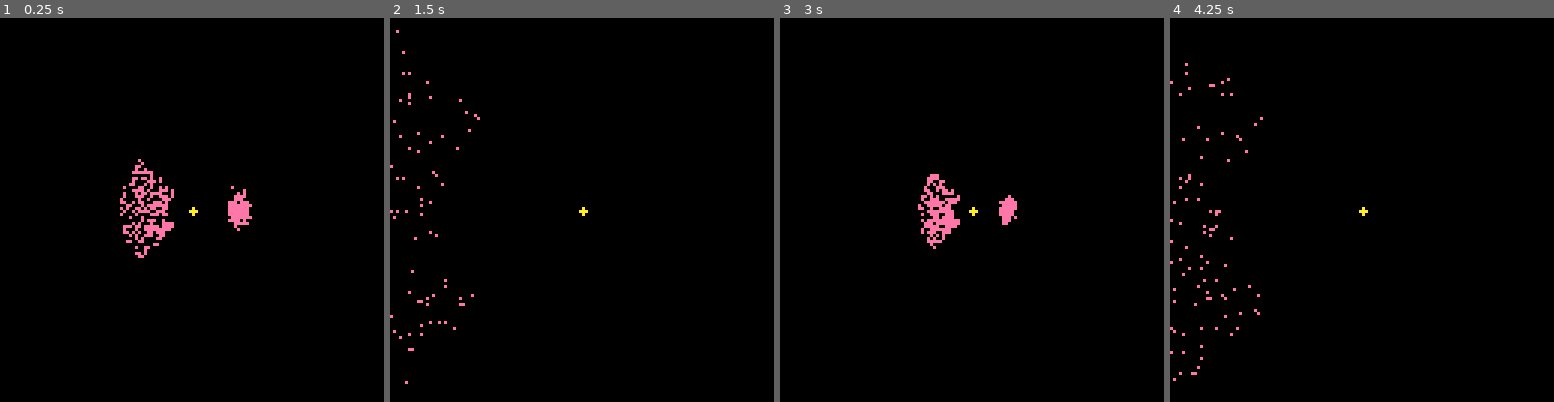
Above: before the commit, frames 1-4 (left to right).
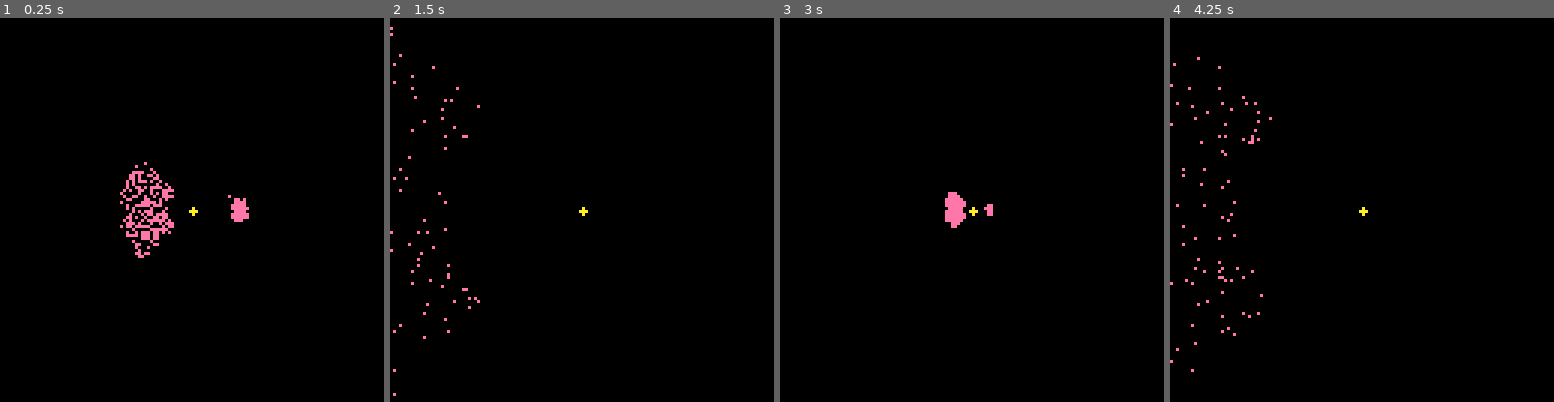
Above: after the commit, the same moments.

Repository: blackspotbear/koku-rnd
Game: PICO-8 cartridge koku.p8
Two runs of this game, one before a commit and one after it. Both use one fixed random seed, a clock stepped at 60 frames per second and the inputs below.
Inputs:
- Up to frame 1 (0.25 s): no input
- Up to frame 2 (1.5 s): no input
- Up to frame 3 (3 s): no input
- Up to frame 4 (4.25 s): no input

The runs differ from the first frame. In frame 1, 1.3% of the frame differs, in the area x 31-66%, y 36-62%; in frame 2, 0.8%; in frame 3, 1.2%; in frame 4, 1.0%.

Commit message:
Change koku to 25

Diff:
--- a/koku.p8
+++ b/koku.p8
@@ -4,7 +4,7 @@
 -- koku rnd
 -- blackspotbear 2016
 
-koku=10 -- rnd = (rnd1 + rnd2 + ...) / koku
+koku=25 -- rnd = (rnd1 + rnd2 + ...) / koku
 smax=2 -- max speed
 amax=0.25 -- max angle
 bmax=500 -- max num of bullet
